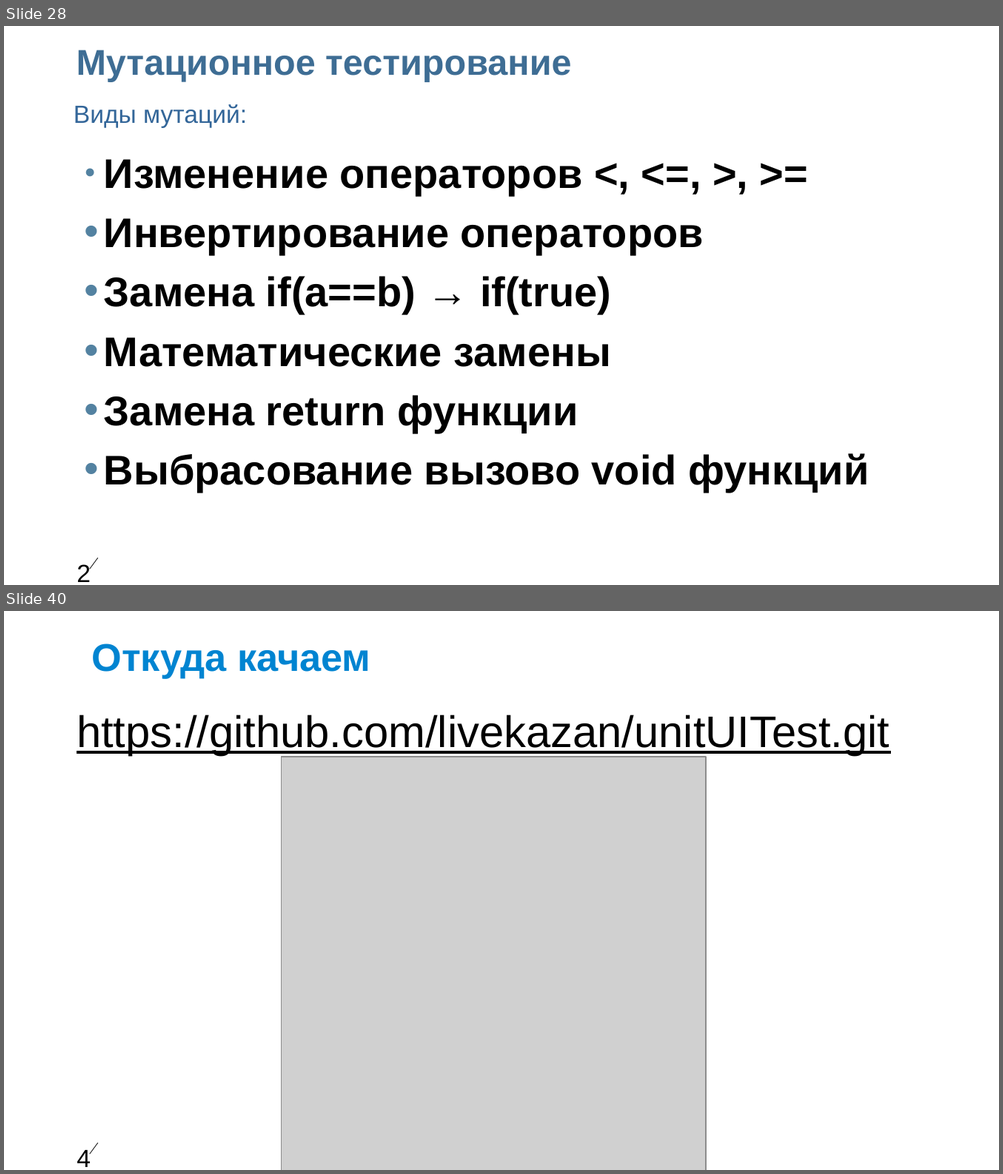
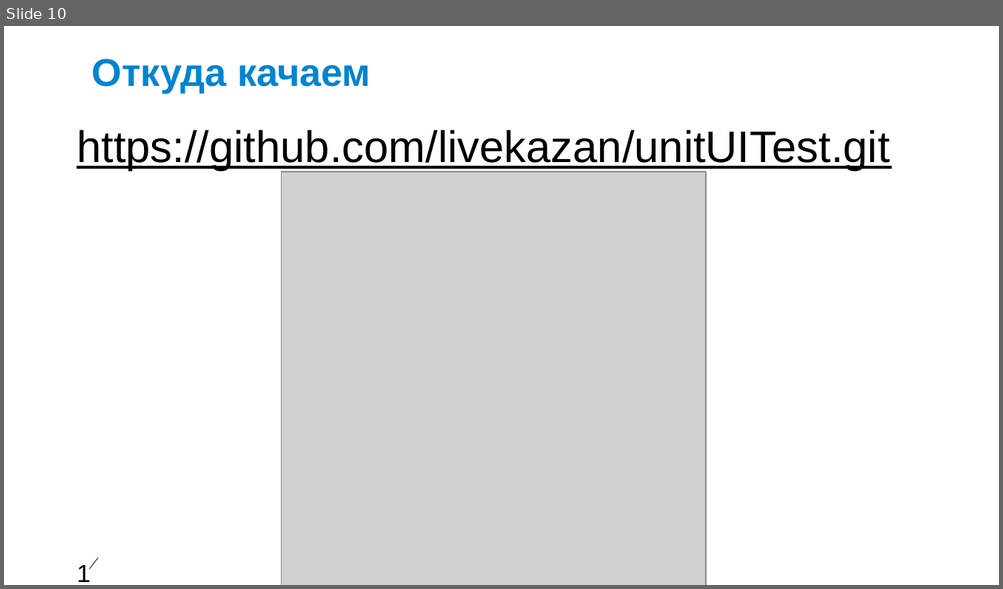
Before and after one commit to livekazan/unitUITest, a slide deck: LiquiBase.ppt. Shown one above the other, each under a label of ours: slides 28 and 40 before the commit, slide 10 after it; the slides between them are not shown. The pictures are 1003x1174 and 1003x589 pixels, drawn with LibreOffice and Linux fonts; fonts in the diff are those of the drawing; grey boxes stand for pictures; background and template pictures are left out. Boxes give left, top, right and bottom in pixels: in the first picture for what was removed or moved away, otherwise in the second. Text is boxed around its words. In the diff, an @@ line names an element or a change of style, - is before the commit and + after.

```diff
--- a/LiquiBase.ppt
+++ b/LiquiBase.ppt
@@ slide 28 removed at [4,26,999,585], background #FFFFFF; not listed: 2 template elements that a slide beside it also shows @@
@@ free removed at [77,26,961,82] @@
-Мутационное тестирование
@@ text removed at [74,104,247,127] @@
-Виды мутаций:
@@ free removed at [85,147,999,443] @@
-● Изменение операторов <, <=, >, >=
-• Инвертирование операторов
-• Замена if(a==b) → if(true)
-• Математические замены
-• Замена return функции
-• Выбрасование вызово void функций
@@ what was slide 40 is now slide 10 @@
@@ page number at [73,556,90,580]: text changed @@
-40
+10
```
Also in this commit, not shown: 1 slide changed, 8 slides added, 37 other slides removed, 1 other file.
